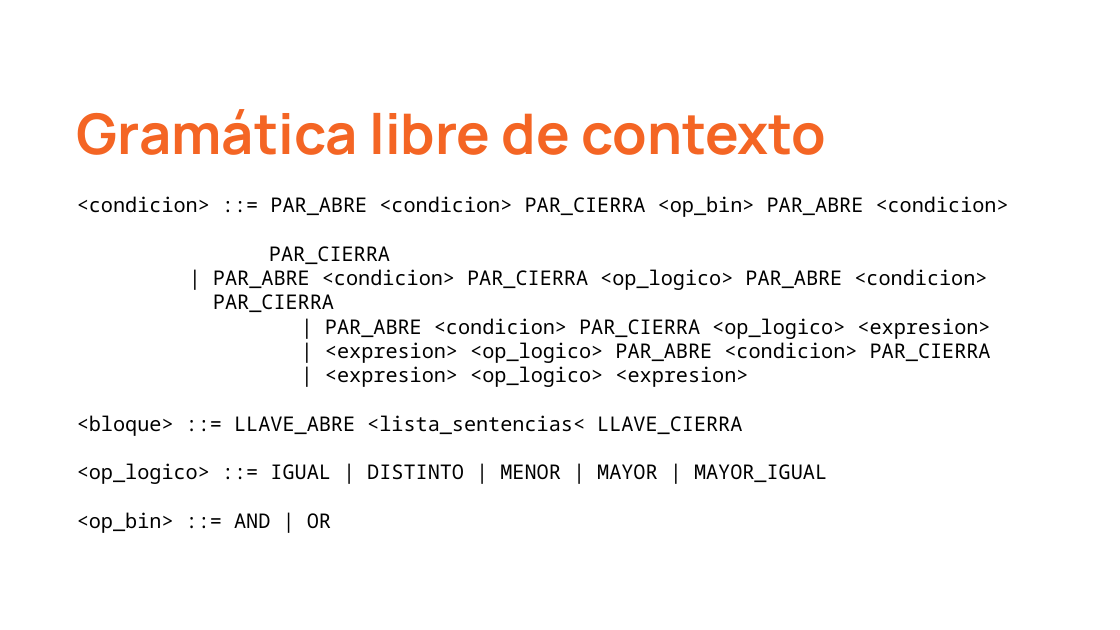
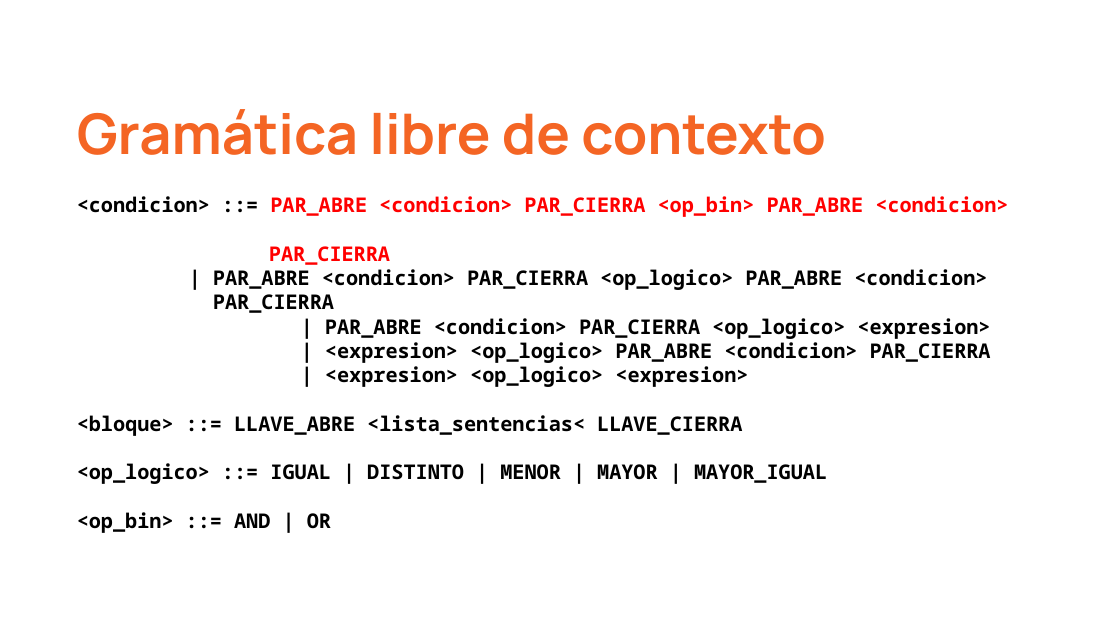
Before and after one commit to ncavasin/teo1, a slide deck: slide 7 of tp07-integrador/entrega_2/presentacion/compilador_presentacion.pptx. Drawn at 1120x630 pixels with LibreOffice and Linux fonts; fonts in the diff are those of the drawing. Boxes give left, top, right and bottom in pixels: in the first picture for what was removed or moved away, otherwise in the second. Text is boxed around its words. In the diff, an @@ line names an element or a change of style, - is before the commit and + after.

```diff
--- a/tp07-integrador/entrega_2/presentacion/compilador_presentacion.pptx
+++ b/tp07-integrador/entrega_2/presentacion/compilador_presentacion.pptx
@@ title "<condicion> ::= PAR_ABRE <condicion> PAR_CIERRA ..." at (66, 181, 1039, 566): text colour #000000 to #FF0000 in "PAR_ABRE <condicion> PAR_CIERRA <op_bin> PAR_ABRE <condicion ...", "PAR_CIERRA"; bold on @@
```
Also in this commit, not shown: 3 other slides changed, 1 other file.
